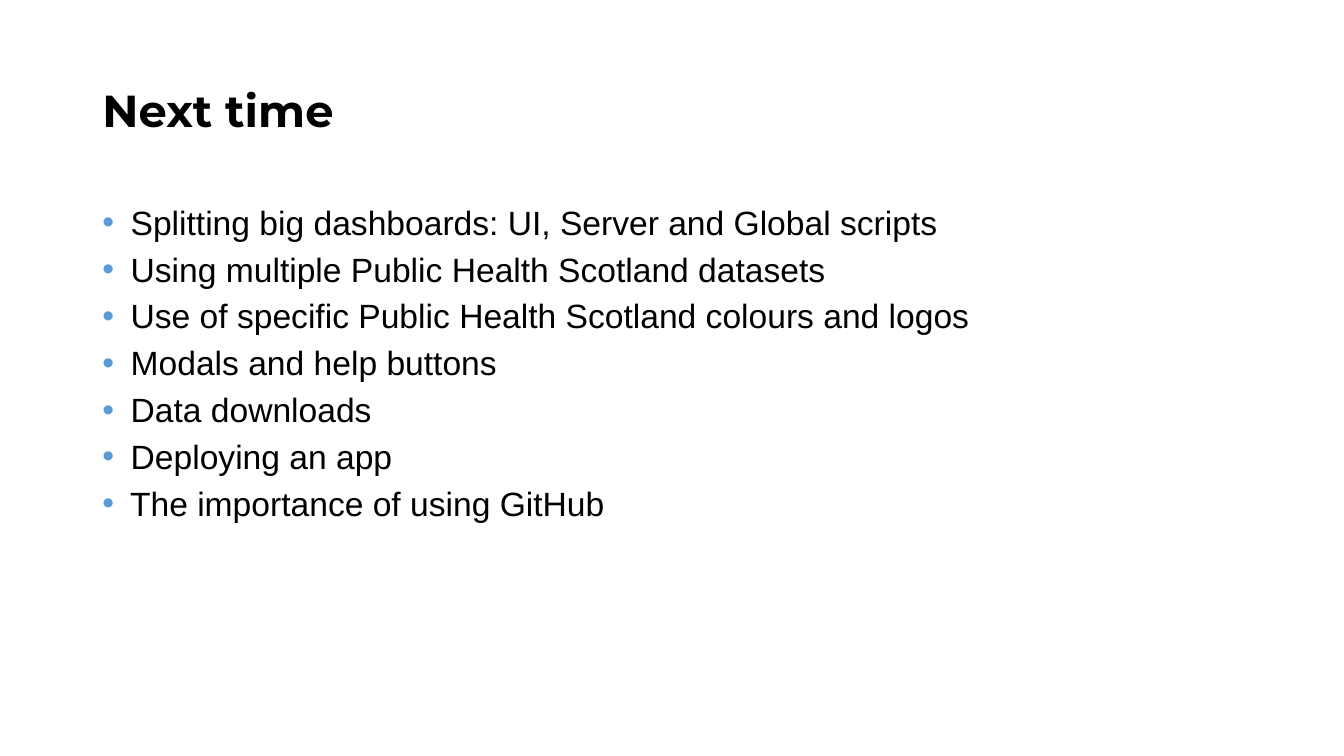
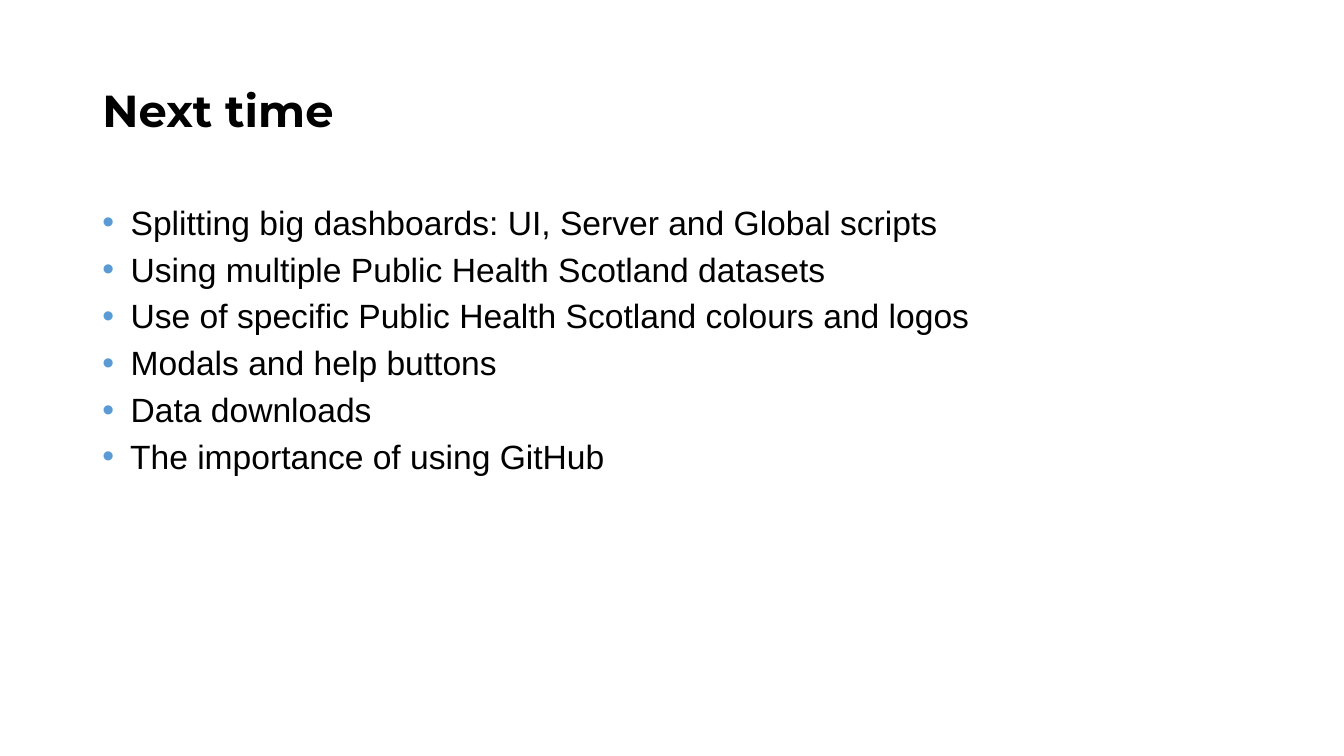
Before and after one commit to Public-Health-Scotland/learn-shiny, a slide deck: slide 44 of Day 1/slides/Shiny_Day_1.pptx. Drawn at 1344x756 pixels with LibreOffice and Linux fonts; fonts in the diff are those of the drawing; background and template pictures are left out. Boxes give left, top, right and bottom in pixels: in the first picture for what was removed or moved away, otherwise in the second. Text is boxed around its words. In the diff, an @@ line names an element or a change of style, - is before the commit and + after.

```diff
--- a/Day 1/slides/Shiny_Day_1.pptx
+++ b/Day 1/slides/Shiny_Day_1.pptx
@@ text at <box>131,444,392,476</box>: paragraph removed @@
-• Deploying an app
```
Also in this commit, not shown: 2 other slides changed, 1 other file.
